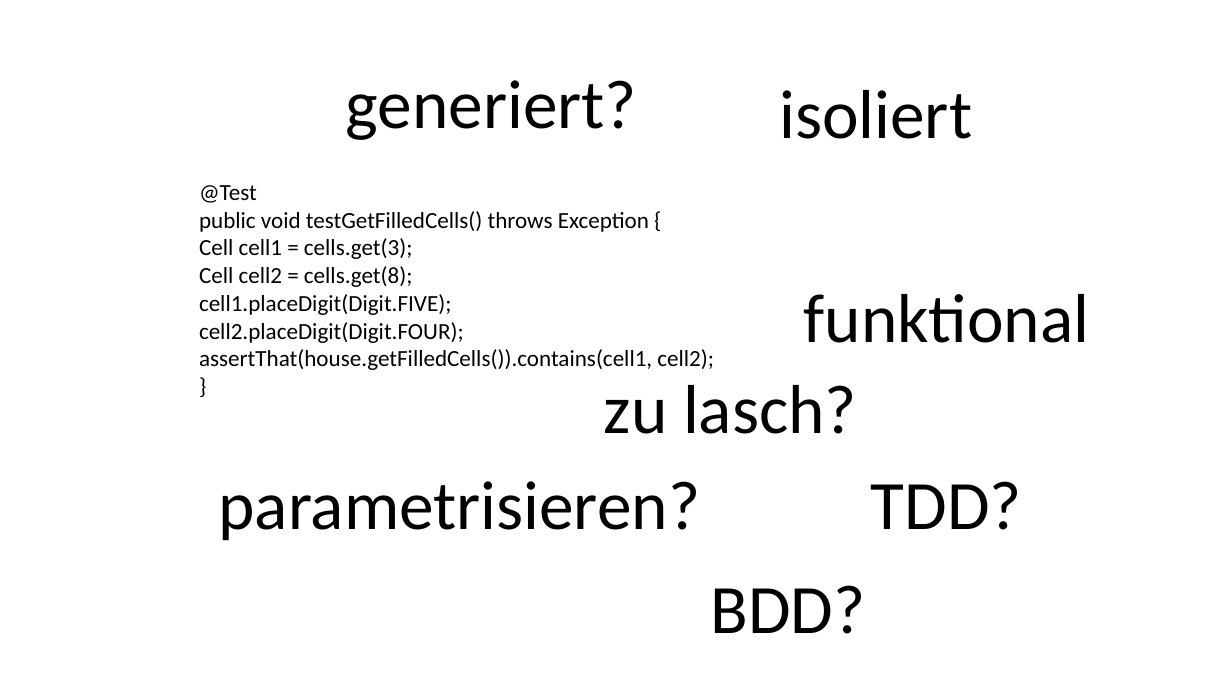
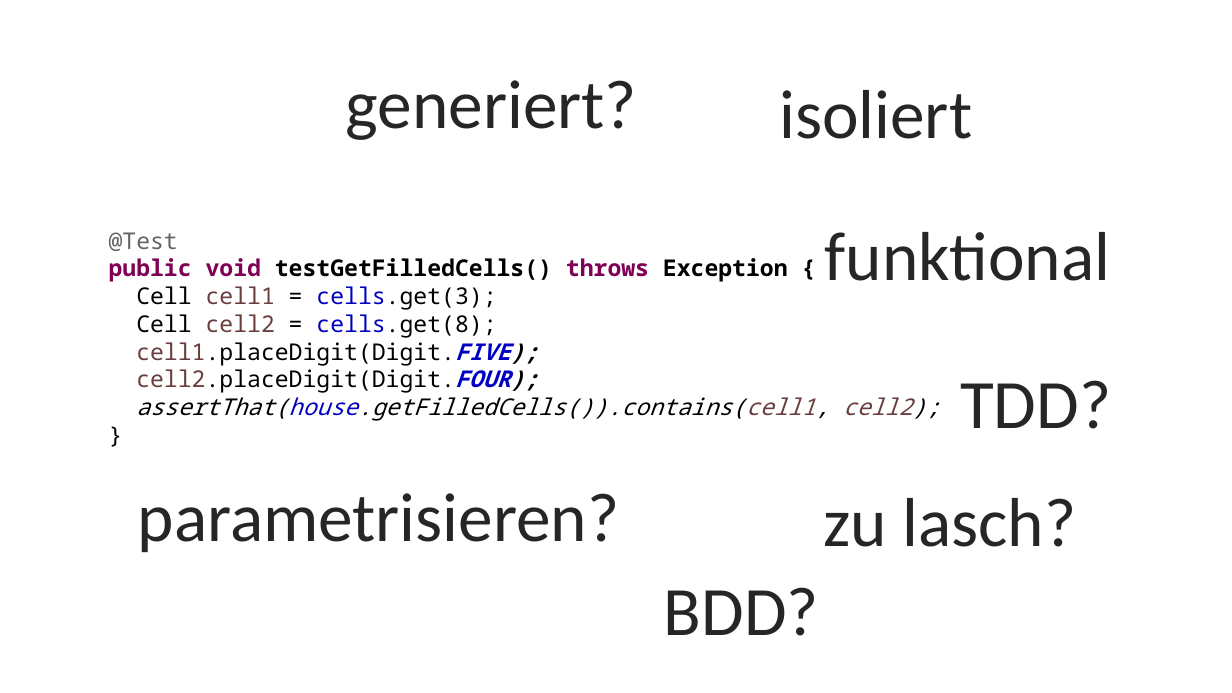
Before and after one commit to andrena/2019-testkonzepte, a slide deck: slide 2 of pres/sketch-testkonzepte-starter.pptx. Drawn at 1232x693 pixels with LibreOffice and Linux fonts; fonts in the diff are those of the drawing. Boxes give left, top, right and bottom in pixels: in the first picture for what was removed or moved away, otherwise in the second. Text is boxed around its words. In the diff, an @@ line names an element or a change of style, - is before the commit and + after.

```diff
--- a/pres/sketch-testkonzepte-starter.pptx
+++ b/pres/sketch-testkonzepte-starter.pptx
@@ text "funktional": place and size @@
-text "funktional" at <box>804,294,1090,343</box>
+text "funktional" at <box>825,232,1111,281</box>
@@ text "@Test": place and size @@
-text "@Test" at <box>199,185,714,370</box>
+text "@Test" at <box>109,232,940,421</box>
@@ text "@Test" at <box>109,232,940,421</box>: font Calibri to Noto Sans Mono; text colour #000000 to #646464 in "@Test"; text colour #000000 to #7F0055 in "public void throws"; bold on in "public void testGetFilledCells() throws Exception {", "cell1.placeDigit(Digit.FIVE);", "cell2.placeDigit(Digit.FOUR);"; text colour #000000 to #6A3E3E in "cell1", "cell2", "cell1.placeDigit(Digit.FIVE);", "cell2.placeDigit(Digit.FOUR);" and 1 more places; text colour #000000 to #0000C0 in "cells.get(3);", "cells.get(8);", "cell1.placeDigit(Digit.FIVE);", "cell2.placeDigit(Digit.FOUR);" and 1 more places; italic on in "cell1.placeDigit(Digit.FIVE);", "cell2.placeDigit(Digit.FOUR);", "assertThat(house.getFilledCells()).contains(cell1, cell2);" @@
@@ text "TDD?": place and size @@
-text "TDD?" at <box>871,481,1022,530</box>
+text "TDD?" at <box>960,380,1111,429</box>
@@ text "parametrisieren?": place and size @@
-text "parametrisieren?" at <box>219,481,701,541</box>
+text "parametrisieren?" at <box>138,493,620,552</box>
@@ text colour #000000 to #262626 in 7 elements at <box>779,90,972,139</box>, <box>346,80,637,140</box>, <box>664,587,819,636</box>, <box>138,493,620,552</box>, <box>825,232,1111,281</box>, <box>960,380,1111,429</box>, <box>823,498,1076,547</box> @@
@@ text "zu lasch?": place and size @@
-text "zu lasch?" at <box>604,385,857,434</box>
+text "zu lasch?" at <box>823,498,1076,547</box>
@@ text "BDD?": place and size @@
-text "BDD?" at <box>711,585,866,634</box>
+text "BDD?" at <box>664,587,819,636</box>
```
Also in this commit, not shown: 4 other files.
